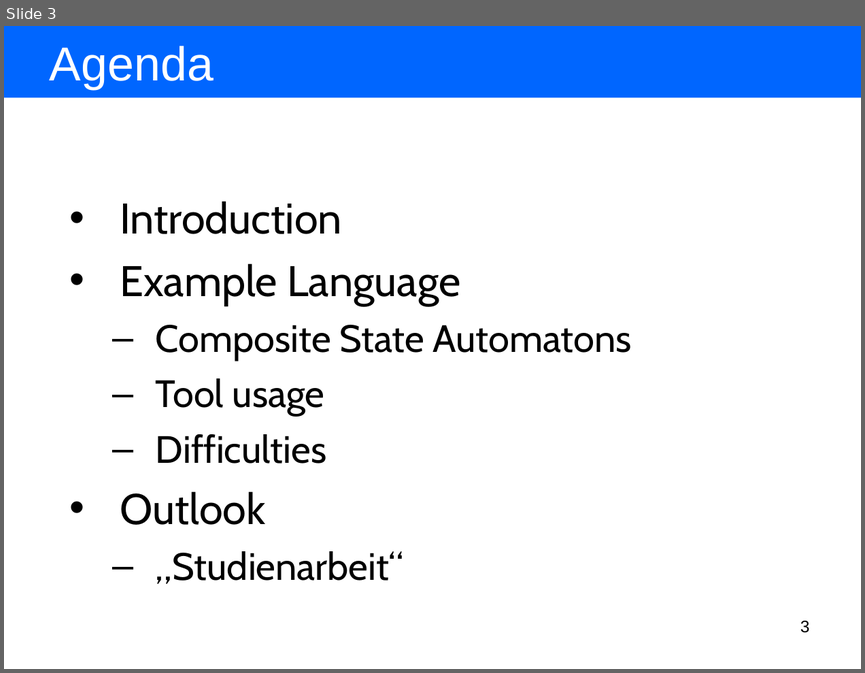
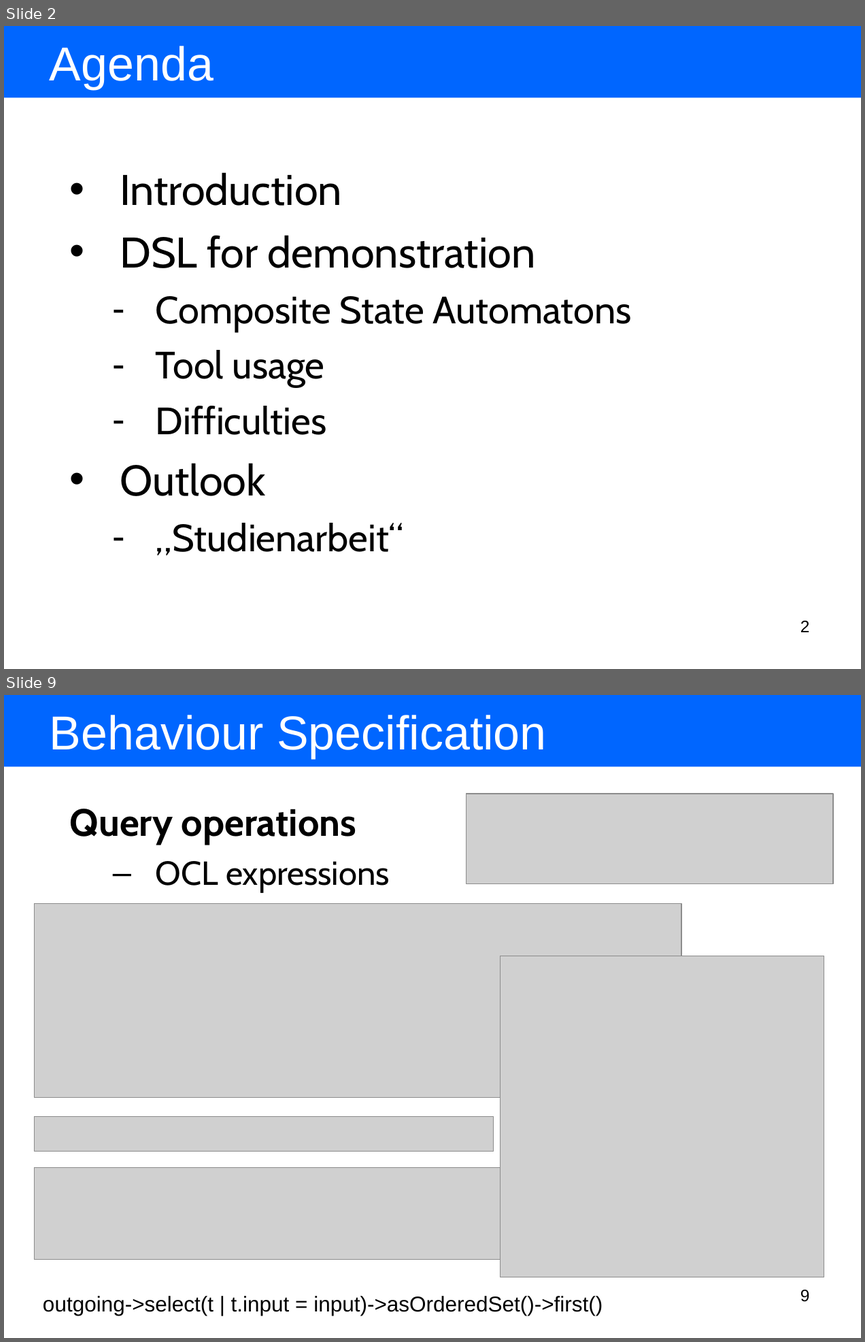
Before and after one commit to BackupTheBerlios/amof2-svn, a slide deck: trunk/hub.sam.stateautomaton/resources/presentation/using our tools for model driven language development.ppt. Shown one above the other, each under a label of ours: slide 3 before the commit, slides 2 and 9 after it; the slides between them are not shown. The pictures are 865x673 and 865x1342 pixels, drawn with LibreOffice and Linux fonts; fonts in the diff are those of the drawing; grey boxes stand for pictures. Boxes give left, top, right and bottom in pixels: in the first picture for what was removed or moved away, otherwise in the second. Text is boxed around its words. In the diff, an @@ line names an element or a change of style, - is before the commit and + after.

```diff
--- a/trunk/hub.sam.stateautomaton/resources/presentation/using our tools for model driven language development.ppt
+++ b/trunk/hub.sam.stateautomaton/resources/presentation/using our tools for model driven language development.ppt
@@ slide 9 added at bbox=[4, 695, 861, 1338], background #FFFFFF @@
@@ rectangle added at bbox=[4, 695, 861, 767], fill #0066FF @@
@@ text added at bbox=[50, 715, 547, 758], 40 pt, text #FFFFFF @@
+Behaviour Specification
@@ picture added at bbox=[466, 794, 832, 883] @@
@@ text added at bbox=[70, 809, 390, 893], 32 pt, text #000000, bold @@
+Query operations
+  – OCL expressions
@@ picture added at bbox=[34, 903, 681, 1097] @@
@@ picture added at bbox=[500, 955, 824, 1277] @@
@@ picture added at bbox=[34, 1117, 492, 1152] @@
@@ picture added at bbox=[34, 1167, 506, 1259] @@
@@ text added at bbox=[43, 1295, 602, 1315], 18 pt, text #000000 @@
+outgoing->select(t | t.input = input)->asOrderedSet()->first()
@@ page number added at bbox=[800, 1289, 810, 1302], 14 pt, text #000000 @@
+9
@@ what was slide 3 is now slide 2 @@
@@ slide 2 changed as well @@
@@ text at bbox=[120, 235, 535, 268]: text changed @@
-• Example Language
+• DSL for demonstration
@@ text at bbox=[156, 296, 632, 555]: bullet – to - @@
@@ page number at bbox=[800, 620, 810, 632]: text changed @@
-3
+2
```
Also in this commit, not shown: 6 other slides changed, 19 other slides added, 7 slides removed, 1 other file.
